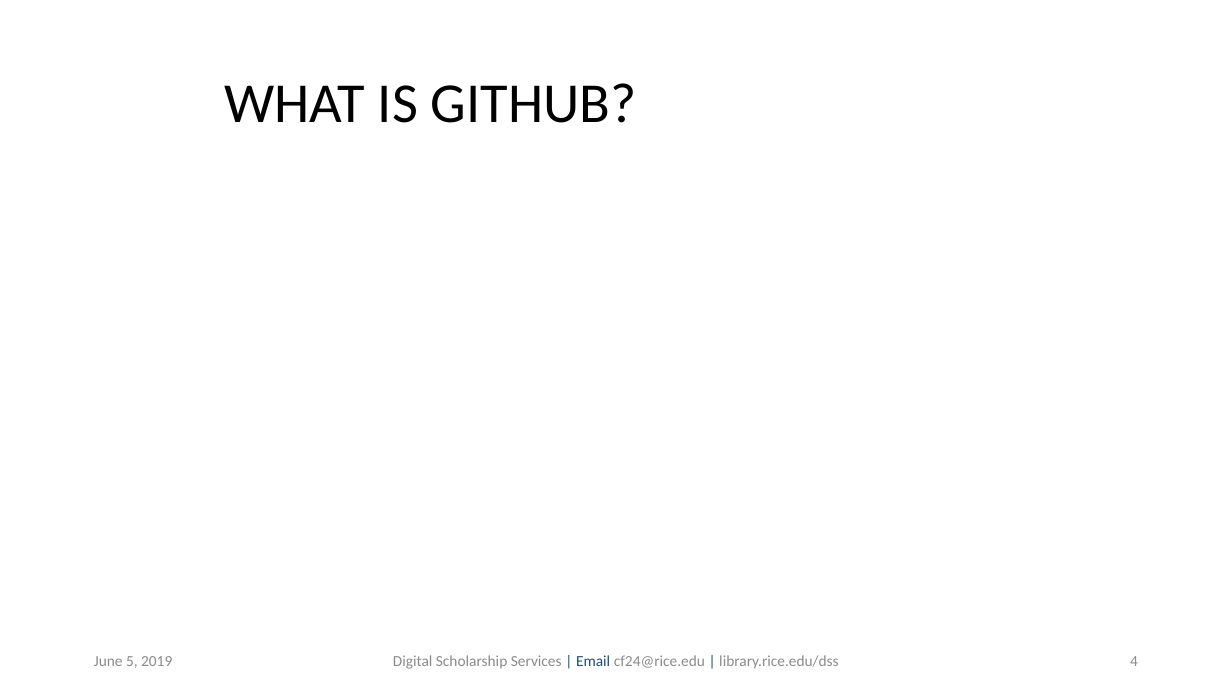
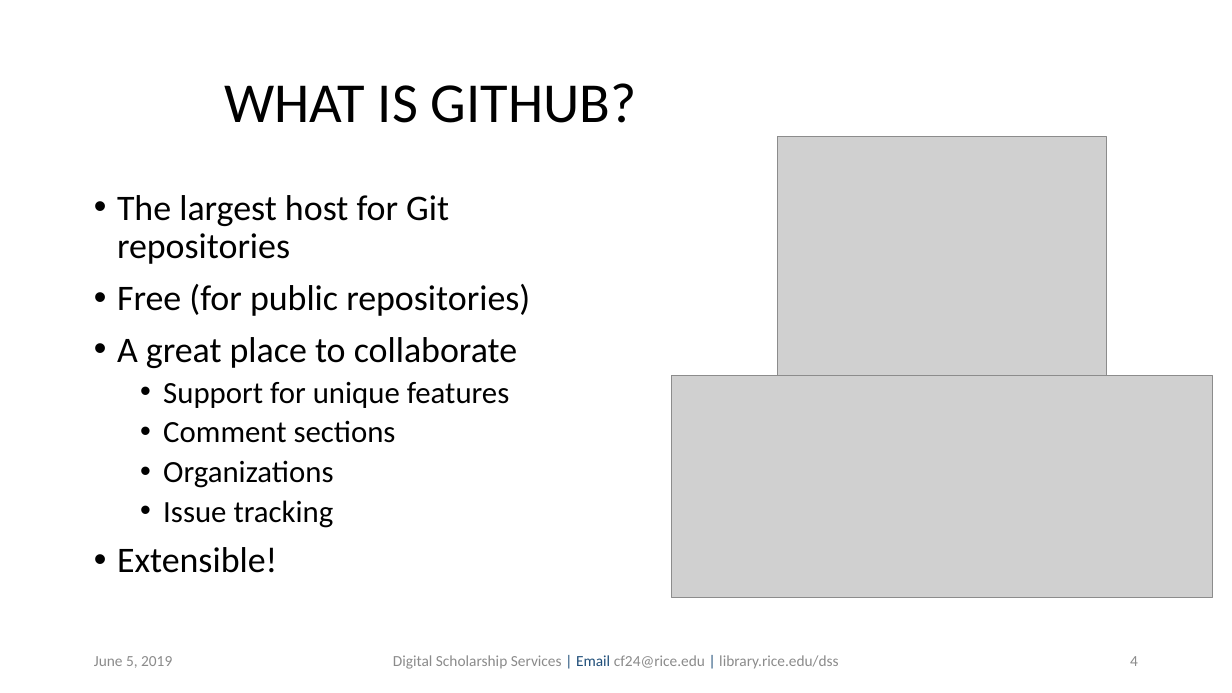
Before and after one commit to bakitybacon/rice-data-and-donuts, a slide deck: slide 4 of github/Introduction to Git & GitHub.pptx. Drawn at 1232x693 pixels with LibreOffice and Linux fonts; fonts in the diff are those of the drawing; grey boxes stand for pictures; background and template pictures are left out. Boxes give left, top, right and bottom in pixels: in the first picture for what was removed or moved away, otherwise in the second. Text is boxed around its words. In the diff, an @@ line names an element or a change of style, - is before the commit and + after.

Commit message:
draft 1 of github class

```diff
--- a/github/Introduction to Git & GitHub.pptx
+++ b/github/Introduction to Git & GitHub.pptx
@@ picture added at (778,136,1106,409) @@
@@ text added at (117,195,530,573), 28 pt, text #000000 @@
+• The largest host for Git repositories
+• Free (for public repositories)
+• A great place to collaborate
+  • Support for unique features
+  • Comment sections
+  • Organizations
+  • Issue tracking
+• Extensible!
@@ picture added at (672,375,1213,597) @@
```
Also in this commit, not shown: 4 other slides changed.
